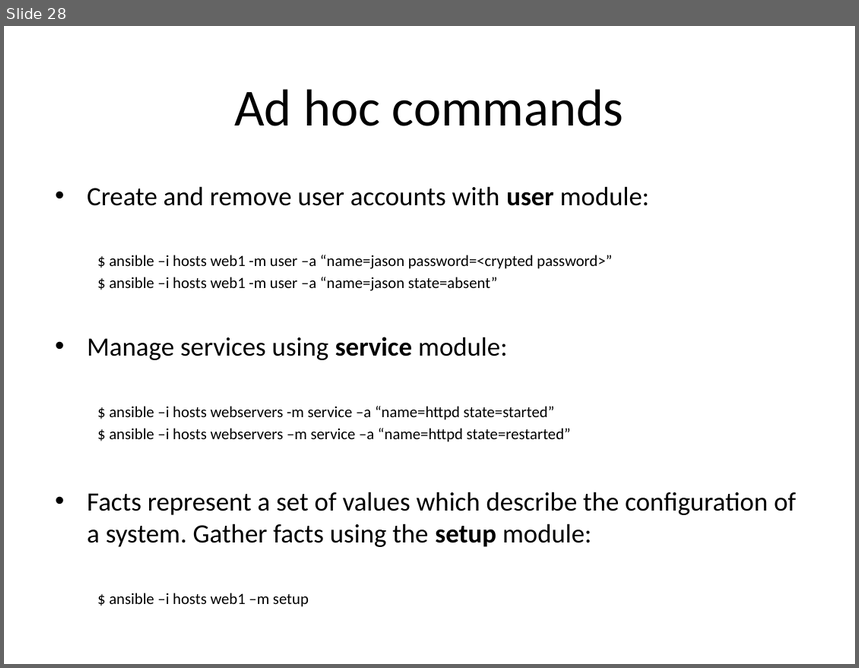
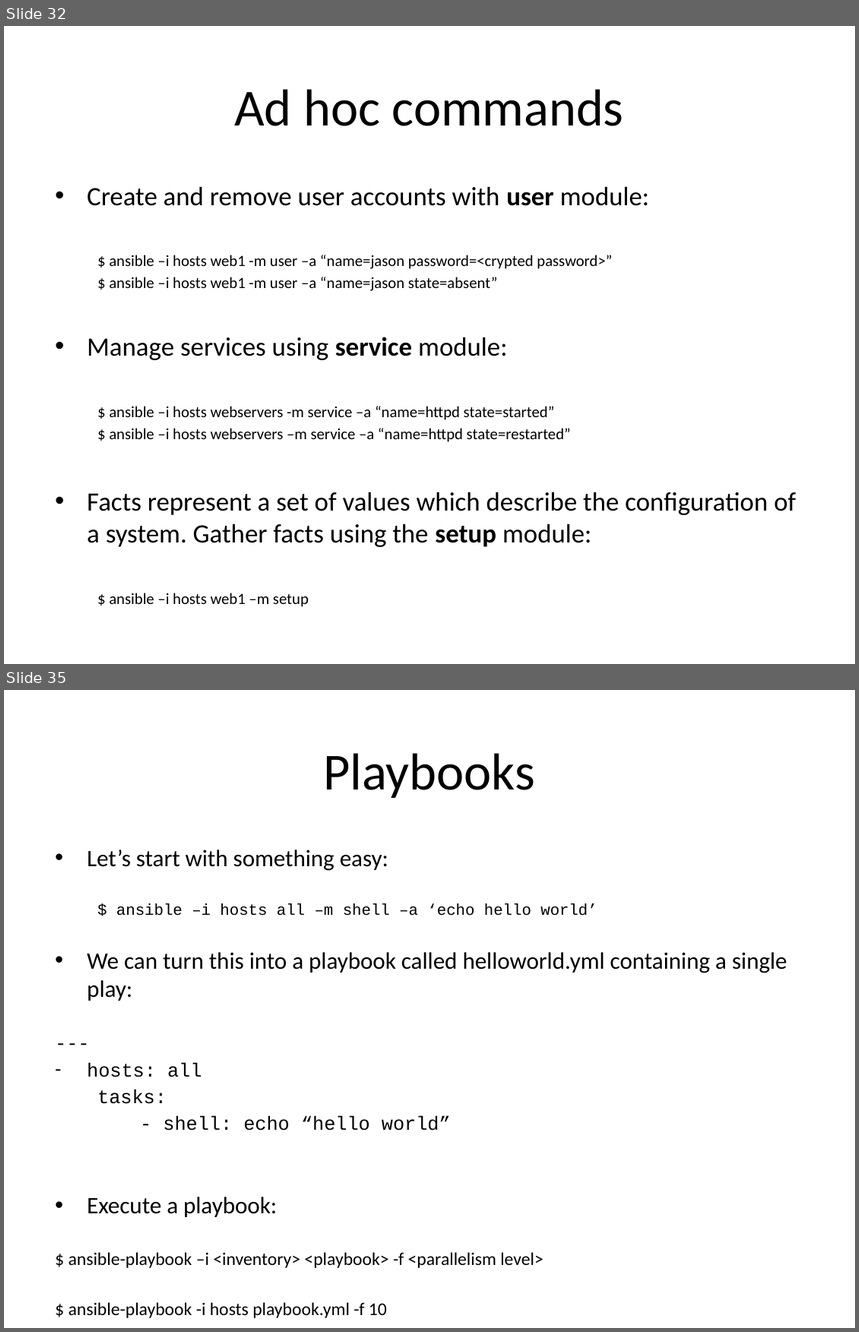
Before and after one commit to jasondbaker/infrastructure-class, a slide deck: lectures/infrastructure-week-10.pptx. Shown one above the other, each under a label of ours: slide 28 before the commit, slides 32 and 35 after it; the slides between them are not shown. The pictures are 859x668 and 859x1332 pixels, drawn with LibreOffice and Linux fonts; fonts in the diff are those of the drawing. Boxes give left, top, right and bottom in pixels: in the first picture for what was removed or moved away, otherwise in the second. Text is boxed around its words. In the diff, an @@ line names an element or a change of style, - is before the commit and + after.

```diff
--- a/lectures/infrastructure-week-10.pptx
+++ b/lectures/infrastructure-week-10.pptx
@@ slide 35 added at [4,690,855,1328], background #FFFFFF @@
@@ title added at [323,753,535,798], 44 pt, text #000000 @@
+Playbooks
@@ text added at [69,850,788,1319], 19.9 pt, text #000000 @@
+• Let’s start with something easy:
+  $ ansible –i hosts all –m shell –a ‘echo hello world’
+• We can turn this into a playbook called helloworld.yml containing a single play:
+---
+– hosts: all
+tasks:
+- shell: echo “hello world”
+• Execute a playbook:
+$ ansible-playbook –i <inventory> <playbook> -f <parallelism level>
+$ ansible-playbook -i hosts playbook.yml -f 10
@@ what was slide 28 is now slide 32 @@
```
Also in this commit, not shown: 2 slides changed, 27 other slides added.
